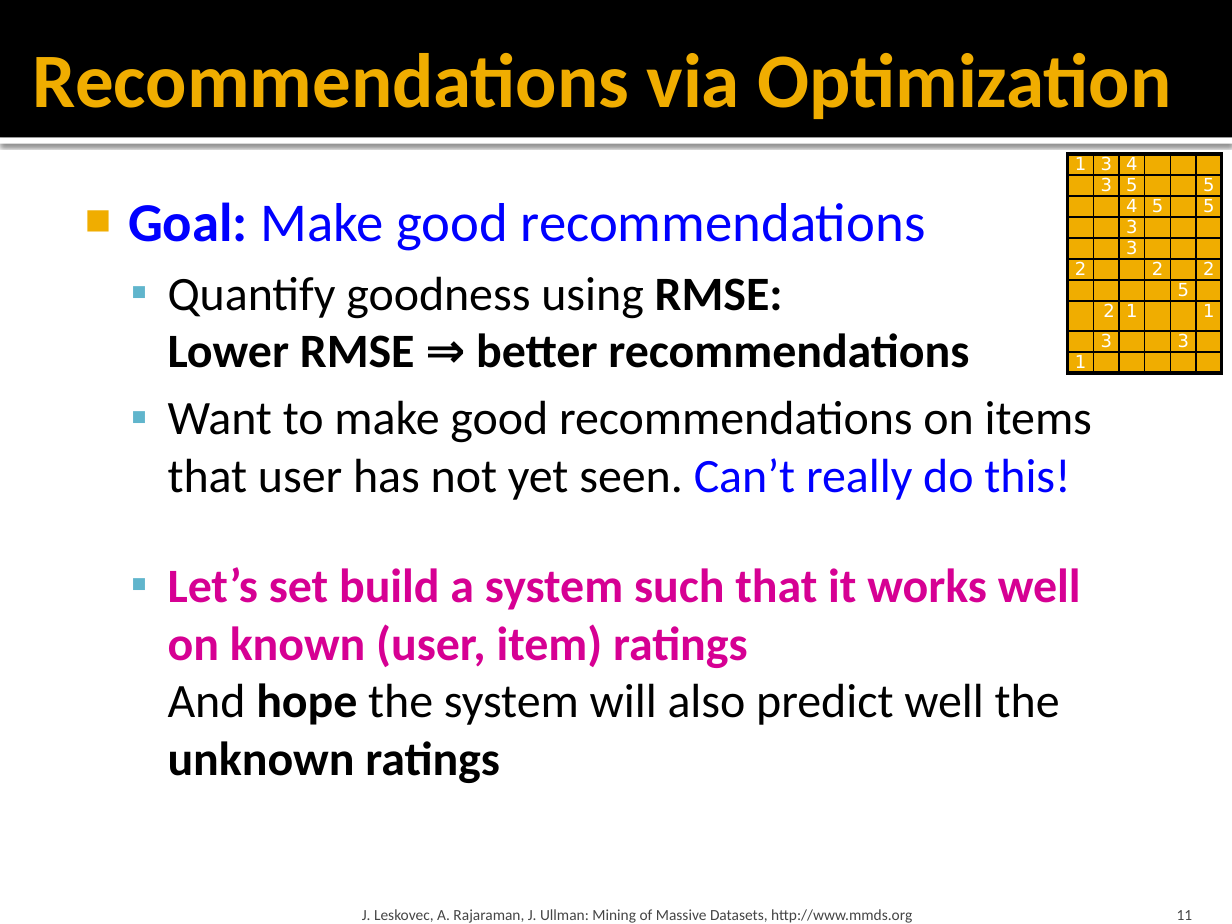
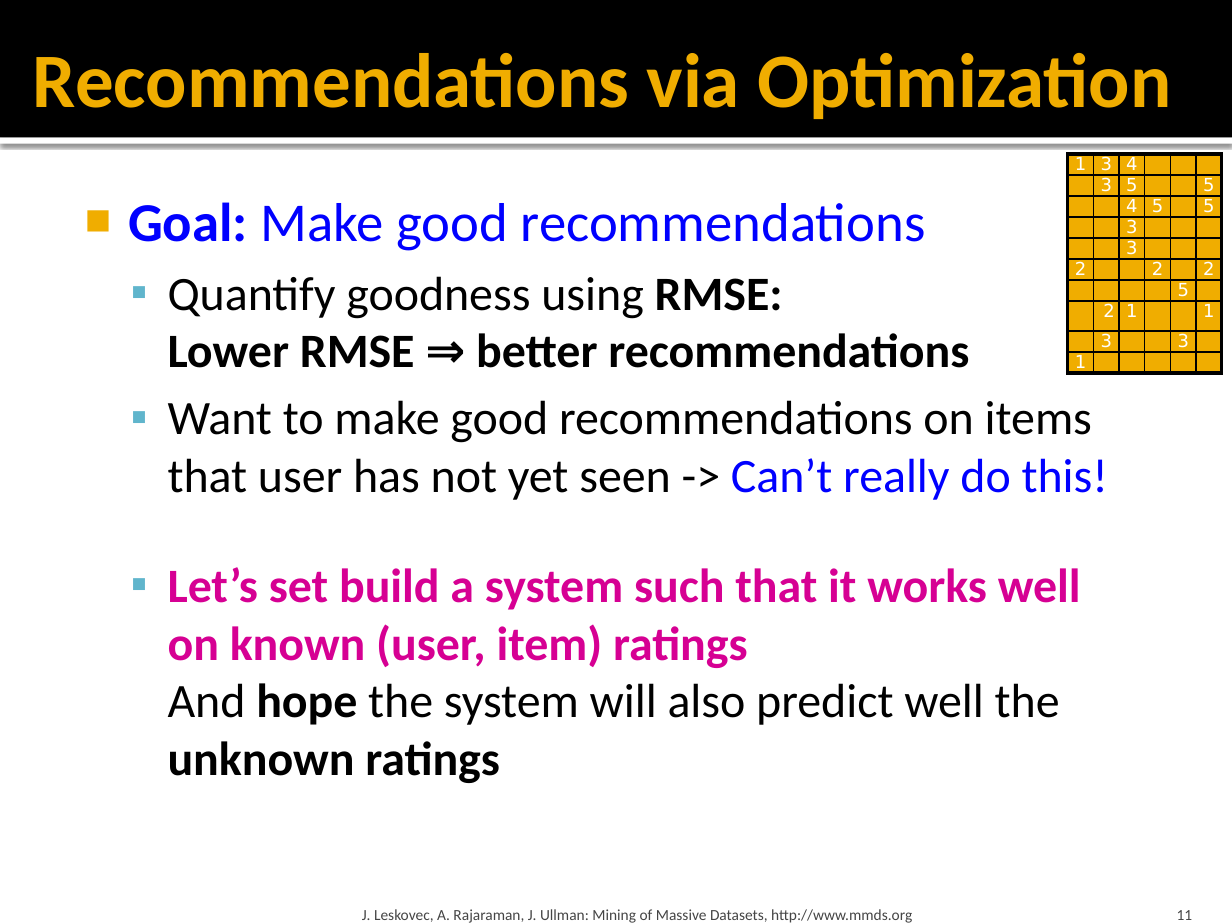
Before and after one commit to chriswjh/chriswjh.github.io, a slide deck: slide 11 of BDM/09-recsys2.pptx. Drawn at 1232x924 pixels with LibreOffice and Linux fonts; fonts in the diff are those of the drawing. Boxes give left, top, right and bottom in pixels: in the first picture for what was removed or moved away, otherwise in the second. Text is boxed around its words. In the diff, an @@ line names an element or a change of style, - is before the commit and + after.

```diff
--- a/BDM/09-recsys2.pptx
+++ b/BDM/09-recsys2.pptx
@@ text at bbox=[168, 400, 1108, 500]: text changed @@
-  ▪ Want to make good recommendations on items
-    that user has not yet seen. Can’t really do this!
+  ▪ Want to make good recommendations on items
+    that user has not yet seen -> Can’t really do this!
```
Also in this commit, not shown: 9 other slides changed, 9 other files.
